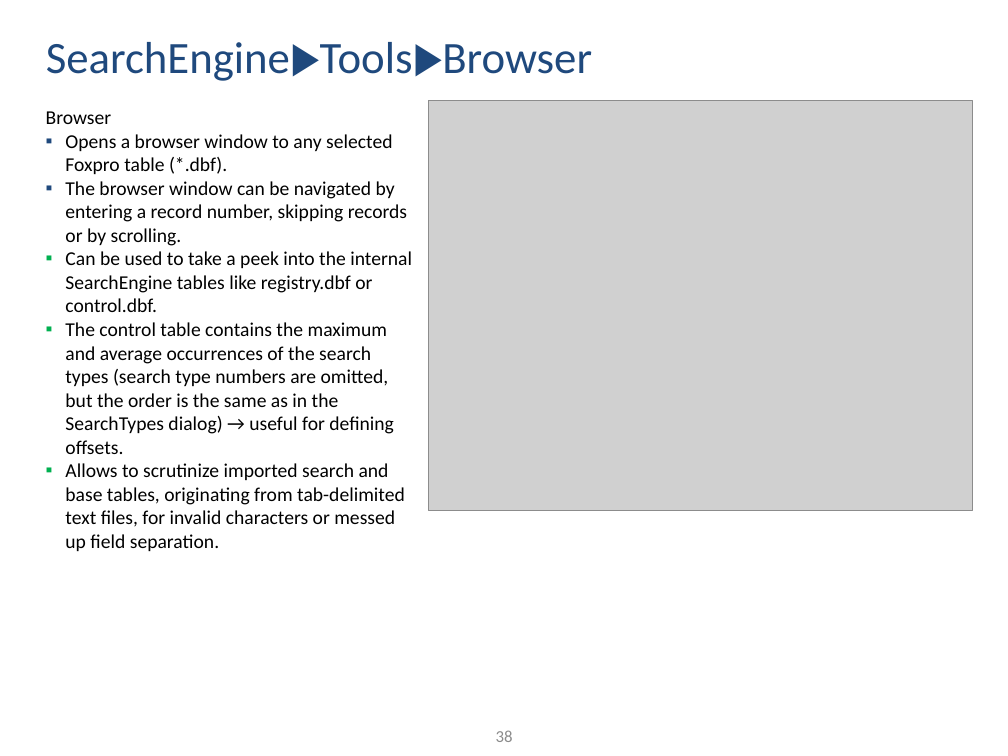
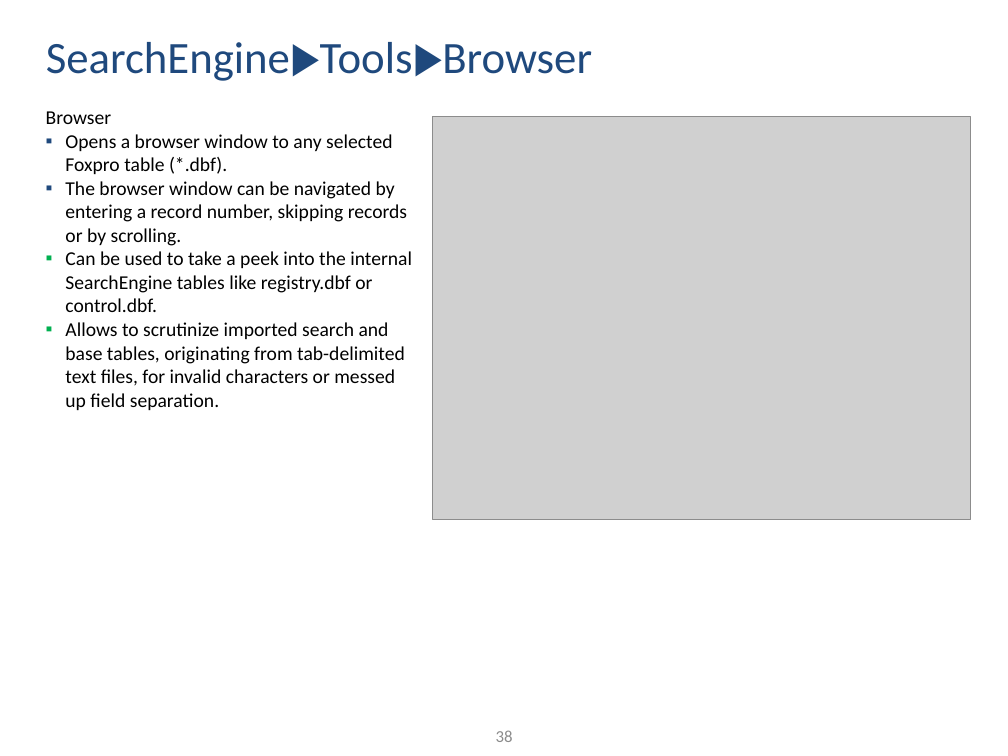
Before and after one commit to ThorstenDoherr/searchengine, a slide deck: slide 38 of doc/Manual.pptx. Drawn at 1008x756 pixels with LibreOffice and Linux fonts; fonts in the diff are those of the drawing; grey boxes stand for pictures. Boxes give left, top, right and bottom in pixels: in the first picture for what was removed or moved away, otherwise in the second. Text is boxed around its words. In the diff, an @@ line names an element or a change of style, - is before the commit and + after.

```diff
--- a/doc/Manual.pptx
+++ b/doc/Manual.pptx
@@ picture: place and size @@
-picture at <box>428,100,973,510</box>
+picture at <box>432,116,970,519</box>
@@ text at <box>65,322,394,454</box>: paragraph removed @@
-  ▪ The control table contains the maximum and average occurrences of the search types (search type numbers are omitted, but the order is the same as in the SearchTypes dialog) → useful for defining offsets.
```
Also in this commit, not shown: 41 other slides changed, 3 slides added, 2 slides removed, 1 other file.
